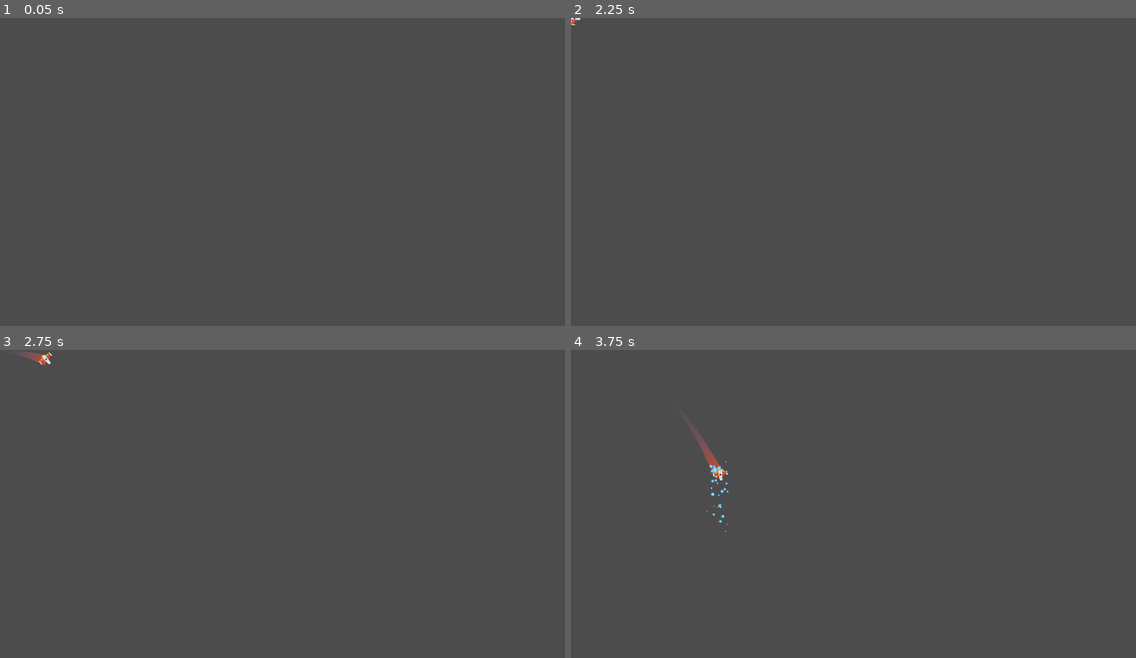
Above: before the commit, frames 1-4 (two rows, left to right).
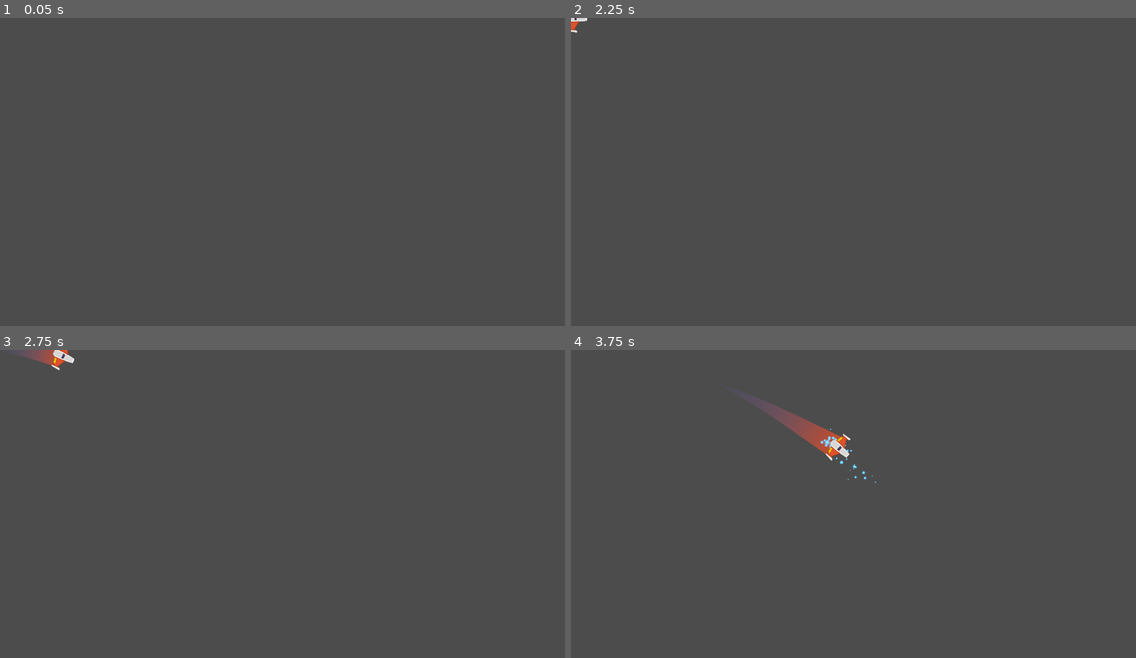
Above: after the commit, the same moments.

Repository: prietodactyl/Meteoritos
Game: Godot game, scene res://Juego/Naves/Player/Player.tscn
Two runs of this game, one before a commit and one after it. Both use one fixed random seed, a clock stepped at 60 frames per second and the inputs below. This scene is started directly instead of the project's main scene.
Inputs (mouse positions are in pixels of both pictures, inside the frame that each line leads up to):
- Up to frame 1 (0.05 s): no input
- Up to frame 2 (2.25 s): tap Enter at 0.5, 2 s; move the mouse to (977, 159) at 0.52 s; hold W (Mover Adelante) 0.53-1.28 s; hold S (Mover atrás) 0.53-1.28 s; tap Space (disparo_principal) at 1.25 s; move the mouse to (740, 193) at 1.27 s; tap A (Rotar Antihorario) at 1.35 s; move the mouse to (910, 107) at 2.02 s; hold W (Mover Adelante) from 2.03 s (still down); hold D (Rotar Horario) from 2.03 s (still down)
- Up to frame 3 (2.75 s): keep holding W (Mover Adelante); keep holding D (Rotar Horario)
- Up to frame 4 (3.75 s): move the mouse to (825, 571) at 2.77 s; release D (Rotar Horario) at 2.78 s; tap Space (disparo_principal) at 2.85 s; move the mouse to (1023, 556) at 3.52 s; release W (Mover Adelante) at 3.53 s; right-click (1023, 556) at 3.6 s

Frame 1 is identical in both runs. In frame 2, less than 0.1% of the frame differs, in the area x 0-3%, y 0-5%; in frame 3, 0.3%; in frame 4, 1.2%, in the area x 21-54%, y 17-60%.

Commit message:
Progreso en el escudo

Diff:
--- a/Juego/Enemigos/EnemigoDummy.tscn
+++ b/Juego/Enemigos/EnemigoDummy.tscn
@@ -7,14 +7,16 @@
 [ext_resource path="res://Juego/Proyectiles/ProyectilEnemigo.tscn" type="PackedScene" id=5]
 
 [sub_resource type="RectangleShape2D" id=1]
-extents = Vector2( 31, 30.5 )
+extents = Vector2( 32, 32 )
 
 [node name="EnemigoDummy" type="Node2D"]
+rotation = 1.5708
 z_index = 30
 z_as_relative = false
 script = ExtResource( 2 )
 
 [node name="Sprite" type="Sprite" parent="."]
+rotation = -1.5708
 texture = ExtResource( 1 )
 
 [node name="Area2D" type="Area2D" parent="."]
@@ -23,23 +25,21 @@
 script = ExtResource( 3 )
 
 [node name="CollisionShape2D" type="CollisionShape2D" parent="Area2D"]
-position = Vector2( 0, -0.5 )
+position = Vector2( -9.23872e-07, 4.03837e-14 )
 shape = SubResource( 1 )
 
 [node name="Canion" parent="." instance=ExtResource( 4 )]
+position = Vector2( 2, 0 )
 proyectil = ExtResource( 5 )
 cadencia_disparo = 1.5
 velocidad_proyectil = 1000
 danio_proyectil = 3
 
 [node name="PuntoIzquierdo" parent="Canion" index="0"]
-position = Vector2( 0, -14 )
+position = Vector2( 0, -10 )
 
 [node name="PuntoDerecho" parent="Canion" index="1"]
-position = Vector2( 0, 15 )
-
-[node name="TimerEnfriamiento" parent="Canion" index="3"]
-wait_time = 0.001
+position = Vector2( 0, 10 )
 
 [connection signal="body_entered" from="Area2D" to="." method="_on_Area2D_body_entered"]
 
--- /dev/null
+++ b/Juego/Naves/Player/Escudo/Escudo.tscn
@@ -0,0 +1,217 @@
+[gd_scene load_steps=8 format=2]
+
+[ext_resource path="res://Juego/Naves/Player/Escudo/shield3.png" type="Texture" id=1]
+[ext_resource path="res://Juego/Naves/Player/Escudo/shield1.png" type="Texture" id=2]
+[ext_resource path="res://Juego/Naves/Player/Escudo/shield2.png" type="Texture" id=3]
+
+[sub_resource type="CircleShape2D" id=1]
+radius = 69.3542
+
+[sub_resource type="Animation" id=4]
+resource_name = "activado"
+step = 0.2
+tracks/0/type = "value"
+tracks/0/path = NodePath(".:visible")
+tracks/0/interp = 1
+tracks/0/loop_wrap = true
+tracks/0/imported = false
+tracks/0/enabled = true
+tracks/0/keys = {
+"times": PoolRealArray( 0 ),
+"transitions": PoolRealArray( 1 ),
+"update": 1,
+"values": [ true ]
+}
+tracks/1/type = "value"
+tracks/1/path = NodePath(".:scale")
+tracks/1/interp = 1
+tracks/1/loop_wrap = true
+tracks/1/imported = false
+tracks/1/enabled = true
+tracks/1/keys = {
+"times": PoolRealArray( 0 ),
+"transitions": PoolRealArray( 1 ),
+"update": 0,
+"values": [ Vector2( 1, 1 ) ]
+}
+
+[sub_resource type="Animation" id=3]
+resource_name = "activando"
+length = 0.5
+step = 0.01
+tracks/0/type = "value"
+tracks/0/path = NodePath("../SpriteCompleto:visible")
+tracks/0/interp = 1
+tracks/0/loop_wrap = true
+tracks/0/imported = false
+tracks/0/enabled = true
+tracks/0/keys = {
+"times": PoolRealArray( 0, 0.5 ),
+"transitions": PoolRealArray( 1, 1 ),
+"update": 1,
+"values": [ false, true ]
+}
+tracks/1/type = "value"
+tracks/1/path = NodePath("../SpriteCompleto:scale")
+tracks/1/interp = 1
+tracks/1/loop_wrap = true
+tracks/1/imported = false
+tracks/1/enabled = true
+tracks/1/keys = {
+"times": PoolRealArray( 0, 0.5 ),
+"transitions": PoolRealArray( 1, 1 ),
+"update": 0,
+"values": [ Vector2( 1, 1 ), Vector2( 1, 1 ) ]
+}
+tracks/2/type = "value"
+tracks/2/path = NodePath("../SpriteAbriendo1:visible")
+tracks/2/interp = 1
+tracks/2/loop_wrap = true
+tracks/2/imported = false
+tracks/2/enabled = true
+tracks/2/keys = {
+"times": PoolRealArray( 0, 0.25 ),
+"transitions": PoolRealArray( 1, 1 ),
+"update": 1,
+"values": [ true, false ]
+}
+tracks/3/type = "value"
+tracks/3/path = NodePath("../SpriteAbriendo1:scale")
+tracks/3/interp = 1
+tracks/3/loop_wrap = true
+tracks/3/imported = false
+tracks/3/enabled = true
+tracks/3/keys = {
+"times": PoolRealArray( 0, 0.25 ),
+"transitions": PoolRealArray( 1, 1 ),
+"update": 0,
+"values": [ Vector2( 0, 0 ), Vector2( 0.8, 0.8 ) ]
+}
+tracks/4/type = "value"
+tracks/4/path = NodePath(".:visible")
+tracks/4/interp = 1
+tracks/4/loop_wrap = true
+tracks/4/imported = false
+tracks/4/enabled = true
+tracks/4/keys = {
+"times": PoolRealArray( 0.25, 0.5 ),
+"transitions": PoolRealArray( 1, 1 ),
+"update": 1,
+"values": [ true, false ]
+}
+tracks/5/type = "value"
+tracks/5/path = NodePath(".:scale")
+tracks/5/interp = 1
+tracks/5/loop_wrap = true
+tracks/5/imported = false
+tracks/5/enabled = true
+tracks/5/keys = {
+"times": PoolRealArray( 0.25, 0.5 ),
+"transitions": PoolRealArray( 1, 1 ),
+"update": 0,
+"values": [ Vector2( 0.8, 0.8 ), Vector2( 1, 1 ) ]
+}
+
+[sub_resource type="Animation" id=2]
+resource_name = "default"
+length = 0.001
+tracks/0/type = "value"
+tracks/0/path = NodePath("../SpriteCompleto:visible")
+tracks/0/interp = 1
+tracks/0/loop_wrap = true
+tracks/0/imported = false
+tracks/0/enabled = true
+tracks/0/keys = {
+"times": PoolRealArray( 0 ),
+"transitions": PoolRealArray( 1 ),
+"update": 1,
+"values": [ true ]
+}
+tracks/1/type = "value"
+tracks/1/path = NodePath("../SpriteCompleto:scale")
+tracks/1/interp = 1
+tracks/1/loop_wrap = true
+tracks/1/imported = false
+tracks/1/enabled = true
+tracks/1/keys = {
+"times": PoolRealArray( 0 ),
+"transitions": PoolRealArray( 1 ),
+"update": 0,
+"values": [ Vector2( 1, 1 ) ]
+}
+tracks/2/type = "value"
+tracks/2/path = NodePath("../SpriteAbriendo1:visible")
+tracks/2/interp = 1
+tracks/2/loop_wrap = true
+tracks/2/imported = false
+tracks/2/enabled = true
+tracks/2/keys = {
+"times": PoolRealArray( 0 ),
+"transitions": PoolRealArray( 1 ),
+"update": 1,
+"values": [ false ]
+}
+tracks/3/type = "value"
+tracks/3/path = NodePath("../SpriteAbriendo1:scale")
+tracks/3/interp = 1
+tracks/3/loop_wrap = true
+tracks/3/imported = false
+tracks/3/enabled = true
+tracks/3/keys = {
+"times": PoolRealArray( 0 ),
+"transitions": PoolRealArray( 1 ),
+"update": 0,
+"values": [ Vector2( 1, 1 ) ]
+}
+tracks/4/type = "value"
+tracks/4/path = NodePath(".:visible")
+tracks/4/interp = 1
+tracks/4/loop_wrap = true
+tracks/4/imported = false
+tracks/4/enabled = true
+tracks/4/keys = {
+"times": PoolRealArray( 0 ),
+"transitions": PoolRealArray( 1 ),
+"update": 1,
+"values": [ false ]
+}
+tracks/5/type = "value"
+tracks/5/path = NodePath(".:scale")
+tracks/5/interp = 1
+tracks/5/loop_wrap = true
+tracks/5/imported = false
+tracks/5/enabled = true
+tracks/5/keys = {
+"times": PoolRealArray( 0 ),
+"transitions": PoolRealArray( 1 ),
+"update": 0,
+"values": [ Vector2( 1, 1 ) ]
+}
+
+[node name="Escudo" type="Area2D"]
+rotation = 1.5708
+
+[node name="AudioStreamPlayer2D" type="AudioStreamPlayer2D" parent="."]
+
+[node name="CollisionShape2D" type="CollisionShape2D" parent="."]
+shape = SubResource( 1 )
+
+[node name="SpriteCompleto" type="Sprite" parent="."]
+visible = false
+texture = ExtResource( 1 )
+
+[node name="SpriteAbriendo1" type="Sprite" parent="."]
+visible = false
+position = Vector2( 0, -10 )
+scale = Vector2( 1e-05, 1e-05 )
+texture = ExtResource( 2 )
+
+[node name="SpriteAbriendo2" type="Sprite" parent="."]
+position = Vector2( -9.53674e-07, -12 )
+texture = ExtResource( 3 )
+
+[node name="AnimationPlayer" type="AnimationPlayer" parent="."]
+root_node = NodePath("../SpriteAbriendo2")
+anims/activado = SubResource( 4 )
+anims/activando = SubResource( 3 )
+anims/default = SubResource( 2 )
--- a/Juego/Naves/Player/Player.tscn
+++ b/Juego/Naves/Player/Player.tscn
@@ -10,7 +10,7 @@
 [ext_resource path="res://Juego/Naves/Player/sonido_danio_player.wav" type="AudioStream" id=8]
 
 [sub_resource type="CircleShape2D" id=1]
-radius = 19.105
+radius = 38.0132
 
 [sub_resource type="Animation" id=2]
 length = 0.001
@@ -24,7 +24,7 @@
 "times": PoolRealArray( 0 ),
 "transitions": PoolRealArray( 1 ),
 "update": 0,
-"values": [ Vector2( 0.5, 0.5 ) ]
+"values": [ Vector2( 1, 1 ) ]
 }
 
 [sub_resource type="Animation" id=3]
@@ -40,7 +40,7 @@
 "times": PoolRealArray( 0 ),
 "transitions": PoolRealArray( 1 ),
 "update": 0,
-"values": [ Vector2( 0.5, 0.5 ) ]
+"values": [ Vector2( 1, 1 ) ]
 }
 
 [sub_resource type="Animation" id=4]
@@ -56,7 +56,7 @@
 "times": PoolRealArray( 0, 1.2, 1.6 ),
 "transitions": PoolRealArray( 1, 1, 1 ),
 "update": 0,
-"values": [ Vector2( 1e-05, 1e-05 ), Vector2( 0.7, 0.7 ), Vector2( 0.5, 0.5 ) ]
+"values": [ Vector2( 1e-05, 1e-05 ), Vector2( 1.2, 1.2 ), Vector2( 1, 1 ) ]
 }
 
 [node name="Player" type="RigidBody2D"]
@@ -69,15 +69,13 @@
 linear_damp = 1.0
 angular_damp = 4.0
 script = ExtResource( 2 )
-potencia_motor = 15
-potencia_rotacion = 25
+potencia_rotacion = 50
 
 [node name="LaserBeam2D" parent="." instance=ExtResource( 5 )]
 position = Vector2( 20, 0 )
 
 [node name="Sprite" type="Sprite" parent="."]
 rotation = 1.5708
-scale = Vector2( 0.5, 0.5 )
 texture = ExtResource( 1 )
 
 [node name="CollisionShape2D" type="CollisionShape2D" parent="."]
@@ -85,20 +83,21 @@
 disabled = true
 
 [node name="Canion" parent="." instance=ExtResource( 4 )]
-position = Vector2( 3, 0 )
+position = Vector2( 5, 0 )
 
 [node name="PuntoIzquierdo" parent="Canion" index="0"]
-position = Vector2( 0, -23 )
+position = Vector2( 0, -47 )
 
 [node name="PuntoDerecho" parent="Canion" index="1"]
-position = Vector2( 0, 23 )
+position = Vector2( 0, 47 )
 
 [node name="EstelaPuntoInicio" type="Position2D" parent="."]
+position = Vector2( -13, 0 )
 
 [node name="Trail2D" parent="EstelaPuntoInicio" instance=ExtResource( 6 )]
 position = Vector2( -5, 0 )
 points = PoolVector2Array( 0, 0, 50, 0 )
-width = 35.0
+width = 80.0
 is_emitting = true
 lifetime = 0.6
 max_points = 150
@@ -116,7 +115,6 @@
 stream = ExtResource( 8 )
 bus = "SFX"
 
-[connection signal="timeout" from="Canion/TimerEnfriamiento" to="Canion" method="_on_TimerEnfriamiento_timeout"]
 [connection signal="animation_finished" from="AnimationPlayer" to="." method="_on_AnimationPlayer_animation_finished"]
 
 [editable path="Canion"]
--- a/Juego/Niveles/NivelTest.tscn
+++ b/Juego/Niveles/NivelTest.tscn
@@ -10,12 +10,12 @@
 script = ExtResource( 2 )
 explosion = ExtResource( 5 )
 
-[node name="Player" parent="." instance=ExtResource( 1 )]
-position = Vector2( 491, 292 )
-
 [node name="WorldEnvironment" type="WorldEnvironment" parent="."]
 environment = ExtResource( 3 )
 
 [node name="EnemigoDummy" parent="." instance=ExtResource( 4 )]
 position = Vector2( 1248, 296 )
 scale = Vector2( 3.4, 3.4 )
+
+[node name="Player" parent="." instance=ExtResource( 1 )]
+position = Vector2( 537, 354 )
--- a/Juego/Proyectiles/Canion.gd
+++ b/Juego/Proyectiles/Canion.gd
@@ -8,7 +8,6 @@
 export var danio_proyectil:int = 1
 
 ## Atributos onready
-onready var timer_enfriamiento:Timer = $TimerEnfriamiento
 onready var disparo_sfx:AudioStreamPlayer2D = $DisparoSFX
 onready var esta_enfriado:bool = true
 onready var esta_disparando:bool = false setget set_esta_disparando
@@ -41,7 +40,6 @@
 func disparar() -> void:
 	esta_enfriado = false
 	disparo_sfx.play()
-	timer_enfriamiento.start(cadencia_disparo)
 	for punto_disparo in puntos_disparo:
 		var new_proyectil:Proyectil = proyectil.instance()
 		new_proyectil.crear(
--- a/Juego/Proyectiles/Canion.tscn
+++ b/Juego/Proyectiles/Canion.tscn
@@ -17,5 +17,3 @@
 [node name="DisparoSFX" type="AudioStreamPlayer2D" parent="."]
 stream = ExtResource( 3 )
 bus = "SFX"
-
-[node name="TimerEnfriamiento" type="Timer" parent="."]
--- a/Juego/Proyectiles/ProyectilEnemigo.tscn
+++ b/Juego/Proyectiles/ProyectilEnemigo.tscn
@@ -14,7 +14,7 @@
 collision_mask = 5
 
 [node name="Sprite" parent="." index="0"]
-modulate = Color( 0, 1, 0, 1 )
+modulate = Color( 0, 2, 0, 1 )
 texture = ExtResource( 2 )
 
 [node name="CollisionShape2D" type="CollisionShape2D" parent="." index="2"]
Binary file added: Juego/Naves/Player/Escudo/shield1.png
Not shown, added: Juego/Naves/Player/Escudo/shield1.png.import
Binary file added: Juego/Naves/Player/Escudo/shield2.png
Not shown, added: Juego/Naves/Player/Escudo/shield2.png.import
Binary file added: Juego/Naves/Player/Escudo/shield3.png
Not shown, added: Juego/Naves/Player/Escudo/shield3.png.import
